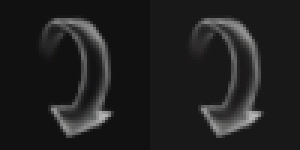
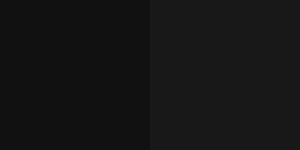
Two versions of the same layered image (300x150). Layer-by-layer changes:
hid group "Group 2 copy 3" (2 layers) over (x1=36, y1=15, x2=267, y2=138)
